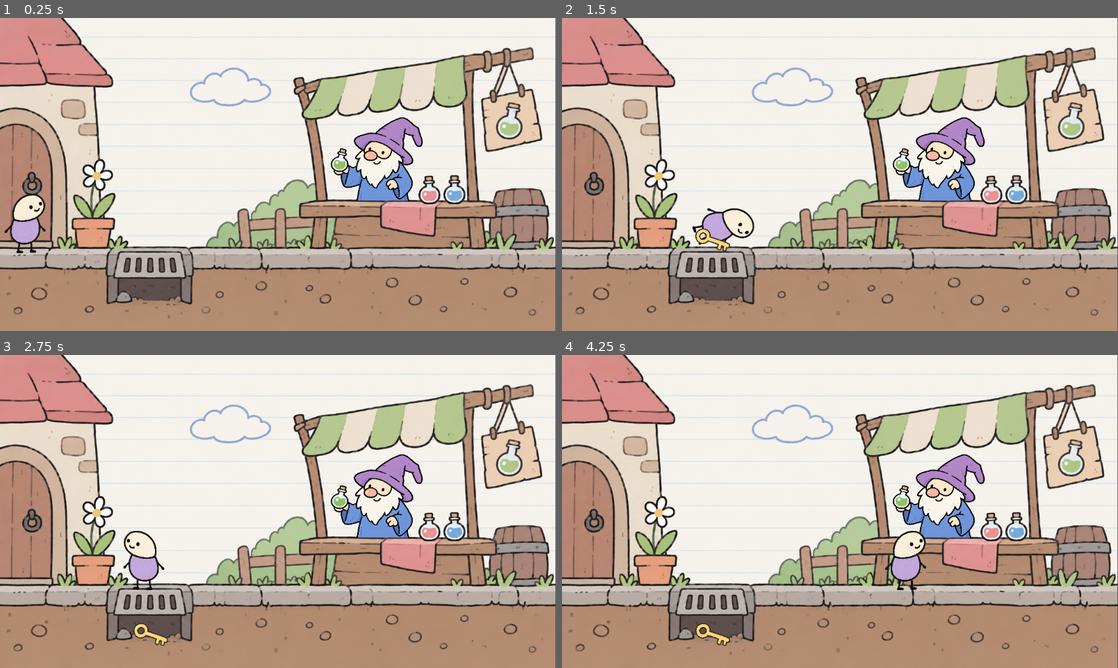
Above: before the commit, frames 1-4 (two rows, left to right).
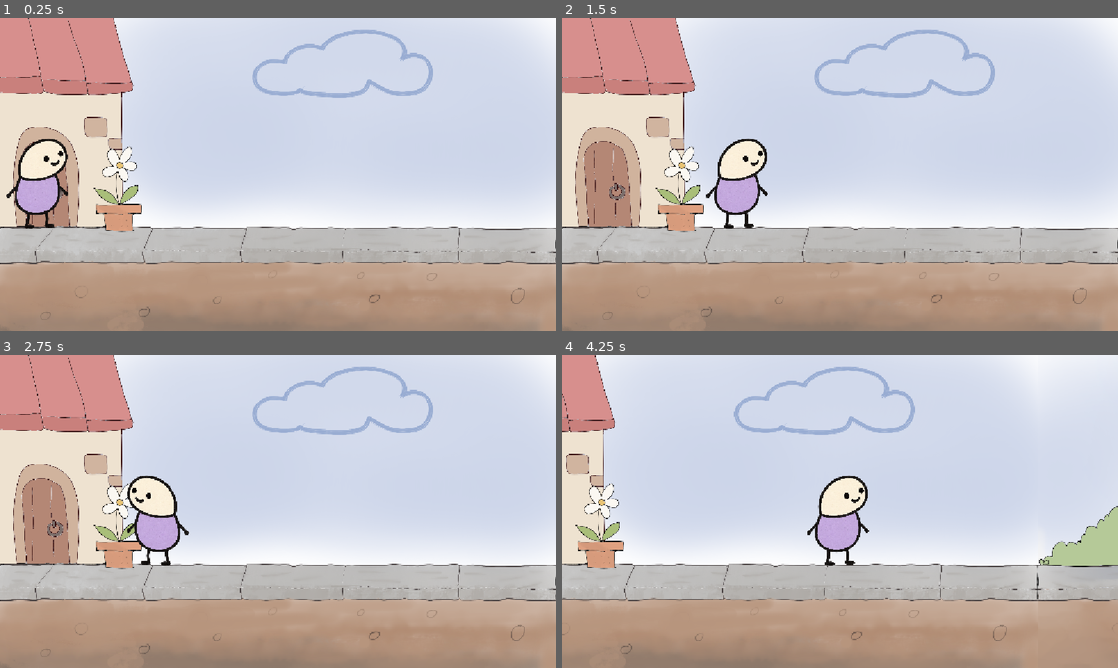
Above: after the commit, the same moments.

Repository: Ayaan-10/The-Lost-Key
Game: Godot game, scene res://scenes/scene_1.tscn
Two runs of this game, one before a commit and one after it. Both use one fixed random seed, a clock stepped at 60 frames per second and the inputs below. Before the commit the project has no main scene; this scene is started directly in both runs.
Inputs:
- Up to frame 1 (0.25 s): no input
- Up to frame 2 (1.5 s): tap Enter (ui_accept) at 0.5, 0.77 s; hold D (move_right) from 0.53 s (still down)
- Up to frame 3 (2.75 s): tap Enter (ui_accept) at 1.52 s; release D (move_right) at 2.03 s; hold Left (move_left) from 2.03 s (still down)
- Up to frame 4 (4.25 s): release Left (move_left) at 2.78 s; hold D (move_right) from 2.78 s (still down); tap Enter (ui_accept) at 3.02, 3.77 s

The runs differ from the first frame. In frame 1, 71% of the frame differs, in the area x 0-100%, y 0-100%; in frame 2, 70%; in frame 3, 70%; in frame 4, 73%.

Commit message:
Scene 1 done/

Diff:
--- a/project.godot
+++ b/project.godot
@@ -11,12 +11,13 @@
 [application]
 
 config/name="LostKeys | Jame gam"
-
+run/main_scene="uid://cvb14115dd06u"
 config/features=PackedStringArray("4.7", "Mobile")
 
 [display]
 
-window/stretch/mode="viewport"
+window/stretch/mode="canvas_items"
+window/stretch/aspect="expand"
 
 [input]
 
@@ -28,8 +29,8 @@
 }
 move_right={
 "deadzone": 0.2,
-"events": [Object(InputEventKey,"resource_local_to_scene":fa …(140 unchanged characters)… d":false,"keycode":0,"physical_keycode":4194321,"key_label":0,"unicode":0,"location":0,"echo":false,"script":null)
-, Object(InputEventKey,"resource_local_to_scene":false,"reso …(131 unchanged characters)… d":false,"keycode":0,"physical_keycode":68,"key_label":0,"unicode":100,"location":0,"echo":false,"script":null)
+"events": [Object(InputEventKey,"resource_local_to_scene":fa …(140 unchanged characters)… d":false,"keycode":0,"physical_keycode":68,"key_label":0,"unicode":100,"location":0,"echo":false,"script":null)
+, Object(InputEventKey,"resource_local_to_scene":false,"reso …(131 unchanged characters)… d":false,"keycode":0,"physical_keycode":4194321,"key_label":0,"unicode":0,"location":0,"echo":false,"script":null)
 ]
 }
 
--- a/scenes/player.tscn
+++ b/scenes/player.tscn
@@ -6,7 +6,6 @@
 [sub_resource type="CapsuleShape2D" id="CapsuleShape2D_h83ex"]
 
 [node name="Player" type="CharacterBody2D" unique_id=201504000]
-position = Vector2(266.00003, 412.99997)
 collision_layer = 2
 script = ExtResource("1_g2els")
 
@@ -16,5 +15,5 @@
 
 [node name="CollisionShape2D" type="CollisionShape2D" parent="." unique_id=2013409059]
 visibility_layer = 2
-scale = Vector2(1.5024109, 1.9037935)
+scale = Vector2(-1.5815854, 2.1271996)
 shape = SubResource("CapsuleShape2D_h83ex")
--- a/scenes/scene_1.tscn
+++ b/scenes/scene_1.tscn
@@ -1,13 +1,21 @@
 [gd_scene format=3 uid="uid://cvb14115dd06u"]
 
-[ext_resource type="Texture2D" uid="uid://bfdaxj5xepfcd" path="res://assets/Scene1Bg.png" id="1_ka884"]
+[ext_resource type="Texture2D" uid="uid://cq888aqu6jlwc" path="res://scenes/Untitled_design_6.png" id="1_lki8s"]
 [ext_resource type="PackedScene" uid="uid://er0u1ub6hg8r" path="res://scenes/player.tscn" id="2_cn2eb"]
-[ext_resource type="Texture2D" uid="uid://0v85sahnnjtb" path="res://assets/Wiseman.png" id="2_sj5te"]
+[ext_resource type="Script" uid="uid://ckx6ojv0rblnf" path="res://scripts/texture_button.gd" id="3_lki8s"]
 [ext_resource type="Texture2D" uid="uid://bp1shqai81mnp" path="res://assets/key.png" id="5_lki8s"]
 
-[sub_resource type="AtlasTexture" id="AtlasTexture_0fcn0"]
-atlas = ExtResource("2_sj5te")
-region = Rect2(134.5503, 26.910034, 1070.7836, 952.43384)
+[sub_resource type="StyleBoxFlat" id="StyleBoxFlat_h83ex"]
+bg_color = Color(0.92941177, 0.8784314, 0.81960785, 1)
+border_width_left = 4
+border_width_top = 4
+border_width_right = 4
+border_width_bottom = 4
+border_color = Color(0.21960784, 0.18039216, 0.1764706, 1)
+expand_margin_left = 20.0
+expand_margin_top = 20.0
+expand_margin_right = 20.0
+expand_margin_bottom = 20.0
 
 [sub_resource type="Animation" id="Animation_sj5te"]
 length = 0.001
@@ -46,23 +54,60 @@
 &"trip": SubResource("Animation_lki8s")
 }
 
-[sub_resource type="RectangleShape2D" id="RectangleShape2D_nolv0"]
-
-[sub_resource type="RectangleShape2D" id="RectangleShape2D_8ek7f"]
-
-[sub_resource type="Animation" id="Animation_d7a6c"]
+[sub_resource type="Animation" id="Animation_p837x"]
 length = 0.001
 tracks/0/type = "value"
 tracks/0/imported = false
 tracks/0/enabled = true
-tracks/0/path = NodePath(".:position")
+tracks/0/path = NodePath(".:scale")
 tracks/0/interp = 1
 tracks/0/loop_wrap = true
 tracks/0/keys = {
 "times": PackedFloat32Array(0),
 "transitions": PackedFloat32Array(1),
 "update": 0,
-"values": [Vector2(256, 380.99997)]
+"values": [Vector2(3.2, 3.2)]
+}
+
+[sub_resource type="Animation" id="Animation_t6bmd"]
+resource_name = "sizesmall"
+length = 1.5
+tracks/0/type = "value"
+tracks/0/imported = false
+tracks/0/enabled = true
+tracks/0/path = NodePath(".:scale")
+tracks/0/interp = 1
+tracks/0/loop_wrap = true
+tracks/0/keys = {
+"times": PackedFloat32Array(0, 1.5),
+"transitions": PackedFloat32Array(1, 1),
+"update": 0,
+"values": [Vector2(3.2, 3.2), Vector2(1.2, 1.2)]
+}
+
+[sub_resource type="AnimationLibrary" id="AnimationLibrary_d7a6c"]
+_data = {
+&"RESET": SubResource("Animation_p837x"),
+&"sizesmall": SubResource("Animation_t6bmd")
+}
+
+[sub_resource type="RectangleShape2D" id="RectangleShape2D_nolv0"]
+
+[sub_resource type="RectangleShape2D" id="RectangleShape2D_8ek7f"]
+
+[sub_resource type="Animation" id="Animation_d7a6c"]
+length = 0.6
+tracks/0/type = "value"
+tracks/0/imported = false
+tracks/0/enabled = true
+tracks/0/path = NodePath(".:position")
+tracks/0/interp = 1
+tracks/0/loop_wrap = true
+tracks/0/keys = {
+"times": PackedFloat32Array(0, 0.6),
+"transitions": PackedFloat32Array(1, 1),
+"update": 0,
+"values": [Vector2(1638, 380.99997), Vector2(1638, 654)]
 }
 
 [sub_resource type="Animation" id="Animation_g2j0d"]
@@ -78,7 +123,7 @@
 "times": PackedFloat32Array(0, 0.6),
 "transitions": PackedFloat32Array(1, 1),
 "update": 0,
-"values": [Vector2(256, 380.99997), Vector2(256, 541)]
+"values": [Vector2(1638, 381), Vector2(1638, 654)]
 }
 
 [sub_resource type="AnimationLibrary" id="AnimationLibrary_p837x"]
@@ -92,35 +137,71 @@
 [node name="Background" type="TextureRect" parent="." unique_id=1778932531]
 offset_right = 40.0
 offset_bottom = 40.0
-scale = Vector2(0.6882538, 0.6882538)
-texture = ExtResource("1_ka884")
-
-[node name="wiseman" type="TextureRect" parent="Background" unique_id=1349614433]
-layout_mode = 0
-offset_left = 990.9135
-offset_top = 289.1375
-offset_right = 2061.2095
-offset_bottom = 1241.1375
-scale = Vector2(0.27344066, 0.27344066)
-texture = SubResource("AtlasTexture_0fcn0")
+scale = Vector2(0.59990275, 0.59990275)
+texture = ExtResource("1_lki8s")
+
+[node name="Label" type="Label" parent="Background" unique_id=2058565286]
+visible = false
+layout_mode = 1
+anchors_preset = 8
+anchor_left = 0.5
+anchor_top = 0.5
+anchor_right = 0.5
+anchor_bottom = 0.5
+offset_left = 980.4702
+offset_top = -216.61423
+offset_right = 1390.4705
+offset_bottom = -37.614227
+grow_horizontal = 2
+grow_vertical = 2
+scale = Vector2(0.75741035, 0.7458906)
+theme_override_colors/font_color = Color(0.0253638, 0.0253638, 0.025363795, 1)
+theme_override_font_sizes/font_size = 40
+theme_override_styles/normal = SubResource("StyleBoxFlat_h83ex")
+text = "Dont worry my child!
+ i'll make you small
+go and get your key!"
+
+[node name="TextureButton" type="TextureButton" parent="Background" unique_id=726926526]
+layout_mode = 1
+anchors_preset = 15
+anchor_right = 1.0
+anchor_bottom = 1.0
+offset_left = 3287.1992
+offset_top = 340.05508
+offset_right = 3287.1992
+offset_bottom = 340.05505
+grow_horizontal = 2
+grow_vertical = 2
+scale = Vector2(0.07686291, 0.25627664)
+script = ExtResource("3_lki8s")
 
 [node name="Player" parent="." unique_id=201504000 instance=ExtResource("2_cn2eb")]
-position = Vector2(54.99997, 409.99997)
-scale = Vector2(2.1164145, 2.1164145)
+position = Vector2(82, 373)
+scale = Vector2(3.2, 3.2)
 
 [node name="tripanim" type="AnimationPlayer" parent="Player" unique_id=805963890]
 libraries/ = SubResource("AnimationLibrary_t6bmd")
 
+[node name="BecomeSmol" type="AnimationPlayer" parent="Player" unique_id=2056692124]
+libraries/ = SubResource("AnimationLibrary_d7a6c")
+
+[node name="Camera2D" type="Camera2D" parent="Player" unique_id=112517478]
+limit_left = 0
+limit_top = 0
+limit_right = 2303
+limit_bottom = 648
+
 [node name="StaticBody2D" type="StaticBody2D" parent="." unique_id=1528017195]
-position = Vector2(589, 500)
-scale = Vector2(84.8264, 4.305227)
+position = Vector2(1132, 456)
+scale = Vector2(183.50638, 4.305227)
 
 [node name="CollisionShape2D" type="CollisionShape2D" parent="StaticBody2D" unique_id=322609950]
 scale = Vector2(0.7116495, 0.4641439)
 shape = SubResource("RectangleShape2D_nolv0")
 
 [node name="Area2D" type="Area2D" parent="." unique_id=1888524306]
-position = Vector2(348, 464)
+position = Vector2(1702, 382)
 scale = Vector2(4.7698507, 6.3339353)
 collision_mask = 2
 
@@ -129,9 +210,9 @@
 
 [node name="Key" type="TextureRect" parent="." unique_id=811611906]
 visible = false
-offset_left = 256.0
+offset_left = 1638.0
 offset_top = 380.99997
-offset_right = 1792.0
+offset_right = 3174.0
 offset_bottom = 1405.0
 scale = Vector2(0.07226407, 0.07226407)
 texture = ExtResource("5_lki8s")
@@ -139,5 +220,25 @@
 [node name="Keyfall" type="AnimationPlayer" parent="Key" unique_id=559798428]
 libraries/ = SubResource("AnimationLibrary_p837x")
 
+[node name="Label" type="Label" parent="." unique_id=1275277168]
+visible = false
+anchors_preset = 8
+anchor_left = 0.5
+anchor_top = 0.5
+anchor_right = 0.5
+anchor_bottom = 0.5
+offset_left = 1339.0
+offset_top = 533.0
+offset_right = 1637.0
+offset_bottom = 596.0
+grow_horizontal = 2
+grow_vertical = 2
+scale = Vector2(0.75741035, 0.7458906)
+theme_override_colors/font_color = Color(0.0253638, 0.0253638, 0.025363795, 1)
+theme_override_font_sizes/font_size = 40
+theme_override_styles/normal = SubResource("StyleBoxFlat_h83ex")
+text = "Nooo! MY KEY! "
+
+[connection signal="pressed" from="Background/TextureButton" to="Background/TextureButton" method="_on_pressed"]
 [connection signal="tree_entered" from="StaticBody2D/CollisionShape2D" to="Key" method="_on_collision_shape_2d_tree_entered"]
 [connection signal="body_entered" from="Area2D" to="Player" method="_on_area_2d_body_entered"]
--- a/scenes/titlescreen.tscn
+++ /dev/null
@@ -1,71 +0,0 @@
-[gd_scene format=3 uid="uid://dhovje1a6mkfs"]
-
-[ext_resource type="Script" uid="uid://bkbtro6i68wn" path="res://scripts/titlescreen.gd" id="1_3jj3l"]
-[ext_resource type="Texture2D" uid="uid://b0vqv5kdogen6" path="res://assets/jamegamtitlescreen.png" id="2_3jj3l"]
-
-[sub_resource type="StyleBoxEmpty" id="StyleBoxEmpty_yu5tm"]
-
-[sub_resource type="StyleBoxEmpty" id="StyleBoxEmpty_uq4ul"]
-
-[sub_resource type="StyleBoxEmpty" id="StyleBoxEmpty_diwod"]
-
-[node name="titlescreen" type="Node2D" unique_id=1957469048]
-script = ExtResource("1_3jj3l")
-
-[node name="background" type="TextureRect" parent="." unique_id=2039981470]
-texture_filter = 1
-offset_right = 1152.0
-offset_bottom = 648.0
-scale = Vector2(0.90565675, 0.9049)
-texture = ExtResource("2_3jj3l")
-
-[node name="VBoxContainer" type="VBoxContainer" parent="." unique_id=2052701213]
-offset_left = 390.0
-offset_top = 224.99998
-offset_right = 1090.0
-offset_bottom = 871.2386
-scale = Vector2(0.54787165, 0.37137985)
-theme_override_constants/separation = 60
-
-[node name="start game button" type="Button" parent="VBoxContainer" unique_id=525885010]
-layout_mode = 2
-theme_override_constants/outline_size = 10
-theme_override_font_sizes/font_size = 108
-theme_override_styles/normal = SubResource("StyleBoxEmpty_yu5tm")
-text = "Start Game."
-
-[node name="settings button" type="Button" parent="VBoxContainer" unique_id=1912378623]
-layout_mode = 2
-theme_override_constants/outline_size = 10
-theme_override_font_sizes/font_size = 108
-theme_override_styles/normal = SubResource("StyleBoxEmpty_uq4ul")
-text = "Just a button."
-
-[node name="quit game button" type="Button" parent="VBoxContainer" unique_id=1184895865]
-layout_mode = 2
-theme_override_constants/outline_size = 10
-theme_override_font_sizes/font_size = 108
-theme_override_styles/normal = SubResource("StyleBoxEmpty_diwod")
-text = "Quit Game."
-
-[node name="game title" type="Label" parent="." unique_id=1031355850]
-offset_left = 299.0
-offset_top = 51.0
-offset_right = 1338.4945
-offset_bottom = 202.55246
-scale = Vector2(0.51467323, 0.51467323)
-theme_override_font_sizes/font_size = 60
-text = "game name omg"
-horizontal_alignment = 1
-vertical_alignment = 1
-
-[node name="heading title" type="Label" parent="." unique_id=1683455348]
-offset_left = 310.0
-offset_top = 139.99998
-offset_right = 1349.4945
-offset_bottom = 266.2937
-scale = Vector2(0.51467323, 0.51467323)
-theme_override_font_sizes/font_size = 60
-text = "A little guy in a little game"
-horizontal_alignment = 1
-vertical_alignment = 1
--- a/scripts/player.gd
+++ b/scripts/player.gd
@@ -5,7 +5,7 @@
 
 const SPEED = 300.0
 const  JUMP_VELOCITY = -400
-@onready var area_2d: Area2D = $"../Area2D"
+
 
 
 func _physics_process(delta: float) -> void:
@@ -34,9 +34,13 @@
 	move_and_slide()
 
 @onready var animation_player: AnimationPlayer = $tripanim
+@onready var label: Label = $"../Label"
+@onready var area_2d: Area2D = $"../Area2D"
+
 
 func _on_area_2d_body_entered(body: Node2D) -> void:
 	animation_player.play("trip")
 	key.visible = true
 	keyfall.play("keyfall")
 	area_2d.queue_free()
+	label.visible = true
--- /dev/null
+++ b/scripts/texture_button.gd
@@ -0,0 +1,21 @@
+extends TextureButton
+
+
+# Called when the node enters the scene tree for the first time.
+func _ready() -> void:
+	pass # Replace with function body.
+
+
+# Called every frame. 'delta' is the elapsed time since the previous frame.
+func _process(delta: float) -> void:
+	pass
+
+@onready var label: Label = $"../Label"
+@onready var player: CharacterBody2D = $"../../Player"
+@onready var become_smol: AnimationPlayer = $"../../Player/BecomeSmol"
+@onready var texture_button: TextureButton = $"."
+
+func _on_pressed() -> void:
+	label.visible = true
+	become_smol.play("sizesmall")
+	texture_button.queue_free()
Binary file added: scenes/Untitled_design_6.png
Not shown, added: scenes/Untitled_design_6.png.import
Not shown, added: scripts/texture_button.gd.uid
